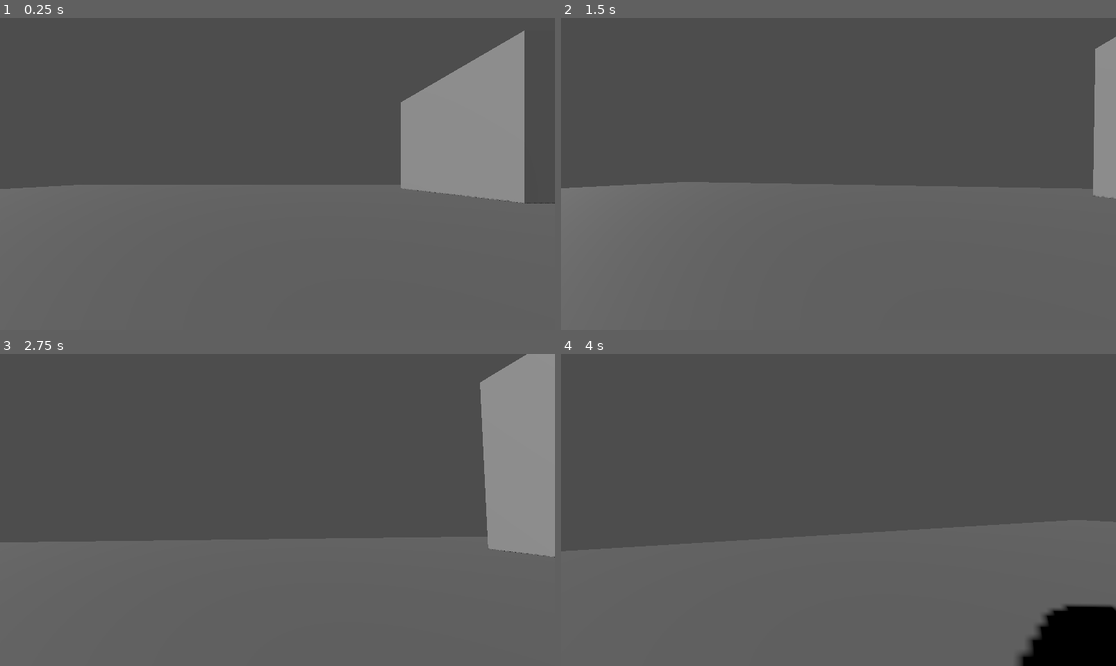
Above: before the commit, frames 1-4 (two rows, left to right).
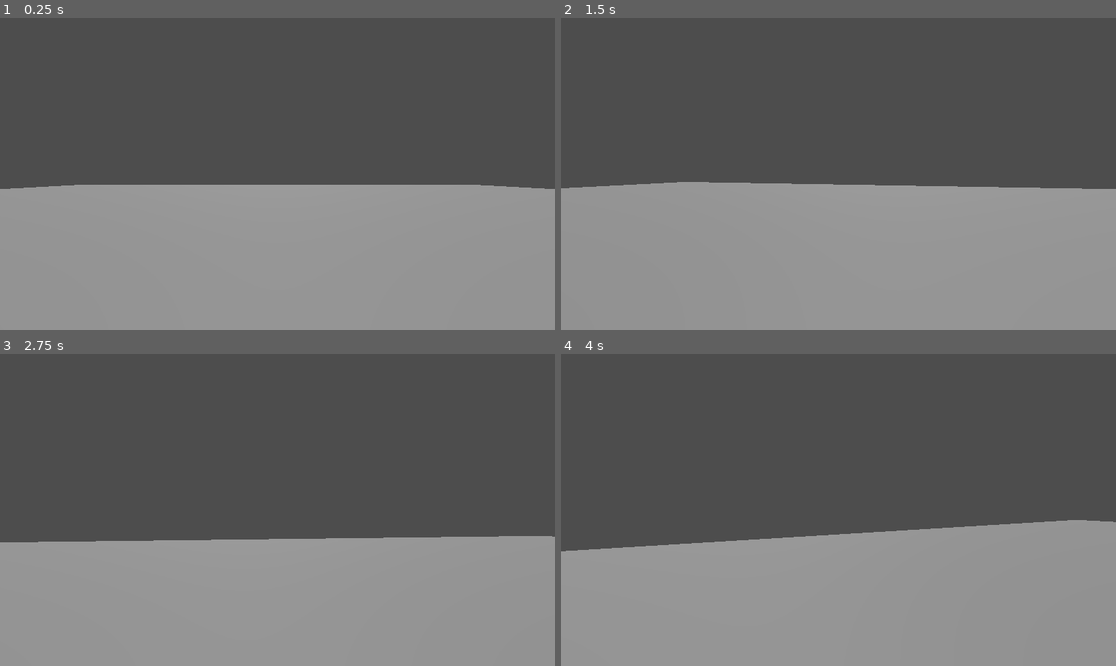
Above: after the commit, the same moments.

Repository: tugsousa/fishsteel
Game: Godot game, scene res://scenes/island.tscn
The game is run twice, just before and just after one commit, with the same random seed, the same clock (stepped at 60 frames per second) and the same inputs.
Inputs (mouse positions are in pixels of both pictures, inside the frame that each line leads up to):
- Up to frame 1 (0.25 s): no input
- Up to frame 2 (1.5 s): tap Enter (ui_accept) at 0.5, 0.77 s; move the mouse to (866, 174) at 0.52 s; hold W (move_forward) from 0.53 s (still down); move the mouse to (810, 174) at 1.27 s
- Up to frame 3 (2.75 s): keep holding W (move_forward); tap Enter (ui_accept) at 1.52 s; move the mouse to (288, 503) at 2.02 s
- Up to frame 4 (4 s): keep holding W (move_forward); move the mouse to (832, 516) at 2.77 s; tap Enter (ui_accept) at 3.02, 3.77 s; move the mouse to (877, 513) at 3.52 s

The runs differ from the first frame. In frame 1, 54% of the frame differs, in the area x 0-100%, y 4-100%; in frame 2, 48%; in frame 3, 47%; in frame 4, 42%.

Commit message:
Cenas funca

Diff:
--- a/project.godot
+++ b/project.godot
@@ -11,7 +11,7 @@
 [application]
 
 config/name="FishSteel"
-run/main_scene="uid://bhhuuvbe68463"
+run/main_scene="uid://island"
 config/features=PackedStringArray("4.4", "GL Compatibility")
 
 [input]
--- a/scenes/dungeon.tscn
+++ b/scenes/dungeon.tscn
@@ -1,64 +1,43 @@
-[gd_scene load_steps=8 format=3 uid="uid://32fp6yj6go7r"]
+[gd_scene load_steps=7 format=3 uid="uid://dungeon"]
 
-[ext_resource type="Script" uid="uid://dtco1ghaec4qn" path="res://scripts/portal.gd" id="1_ubp1v"]
+[ext_resource type="PackedScene" uid="uid://c5a4gs40payqa" path="res://scenes/player.tscn" id="1"]
+[ext_resource type="Script" uid="uid://dtco1ghaec4qn" path="res://scripts/portal.gd" id="2"]
 
-[sub_resource type="BoxShape3D" id="BoxShape3D_wx5jw"]
+[sub_resource type="BoxShape3D" id="BoxShape3D_portal"]
 
-[sub_resource type="BoxMesh" id="BoxMesh_b6g6f"]
+[sub_resource type="BoxMesh" id="BoxMesh_portal"]
 
-[sub_resource type="BoxShape3D" id="BoxShape3D_b6g6f"]
+[sub_resource type="BoxShape3D" id="BoxShape3D_c4wp1"]
+size = Vector3(50, 0.1, 50)
 
-[sub_resource type="BoxMesh" id="BoxMesh_fd4m6"]
-
-[sub_resource type="SphereShape3D" id="SphereShape3D_ubp1v"]
-
-[sub_resource type="SphereMesh" id="SphereMesh_c4wp1"]
+[sub_resource type="BoxMesh" id="BoxMesh_fpimf"]
+size = Vector3(50, 0.1, 50)
 
 [node name="Dungeon" type="Node3D"]
 
-[node name="chao" type="StaticBody3D" parent="."]
-
-[node name="CollisionShape3D" type="CollisionShape3D" parent="chao"]
-transform = Transform3D(50, 0, 0, 0, 0.2, 0, 0, 0, 50, 0, 0, 0)
-shape = SubResource("BoxShape3D_wx5jw")
-
-[node name="MeshInstance3D" type="MeshInstance3D" parent="chao"]
-transform = Transform3D(50, 0, 0, 0, 0.2, 0, 0, 0, 50, 0, 0, 0)
-mesh = SubResource("BoxMesh_b6g6f")
-
-[node name="StaticBody3D" type="StaticBody3D" parent="."]
-transform = Transform3D(1, 0, 0, 0, 1, 0, 0, 0, 1, -35.7698, 0.44547, 0.487798)
-
-[node name="CollisionShape3D" type="CollisionShape3D" parent="StaticBody3D"]
-transform = Transform3D(1, 0, 0, 0, 10, 0, 0, 0, 50, 60.8, 4.49, -1.142)
-shape = SubResource("BoxShape3D_b6g6f")
-
-[node name="MeshInstance3D" type="MeshInstance3D" parent="StaticBody3D"]
-transform = Transform3D(1, 0, 0, 0, 10, 0, 0, 0, 50, 60.8001, 4.49008, -1.14167)
-mesh = SubResource("BoxMesh_fd4m6")
-
-[node name="StaticBody3D2" type="StaticBody3D" parent="."]
-transform = Transform3D(1, 0, 0, 0, 1, 0, 0, 0, 1, -85.6373, 0.44547, 0.487798)
-
-[node name="CollisionShape3D" type="CollisionShape3D" parent="StaticBody3D2"]
-transform = Transform3D(1, 0, 0, 0, 10, 0, 0, 0, 50, 60.8, 4.49, -1.142)
-shape = SubResource("BoxShape3D_b6g6f")
-
-[node name="MeshInstance3D" type="MeshInstance3D" parent="StaticBody3D2"]
-transform = Transform3D(1, 0, 0, 0, 10, 0, 0, 0, 50, 60.8001, 4.49008, -1.14167)
-mesh = SubResource("BoxMesh_fd4m6")
-
-[node name="dungeonExit" type="Area3D" parent="."]
-transform = Transform3D(1, 0, 0, 0, 1, 0, 0, 0, 1, -0.360662, 0.604254, -1)
-script = ExtResource("1_ubp1v")
-target_scene_path = "uid://bhhuuvbe68463"
-
-[node name="CollisionShape3D" type="CollisionShape3D" parent="dungeonExit"]
-shape = SubResource("SphereShape3D_ubp1v")
-
-[node name="MeshInstance3D" type="MeshInstance3D" parent="dungeonExit"]
-mesh = SubResource("SphereMesh_c4wp1")
+[node name="Player" parent="." instance=ExtResource("1")]
 
 [node name="DirectionalLight3D" type="DirectionalLight3D" parent="."]
-transform = Transform3D(0.94402, 0.250261, -0.214932, 0, 0.651529, 0.758624, 0.329888, -0.716156, 0.615057, -3.04213, 7.47829, 1.45579)
+transform = Transform3D(-0.6, 0.7, -0.4, -0.7, 0.1, 0.7, 0.3, 0.7, 0.6, 0, 10, 0)
 shadow_enabled = true
+
+[node name="DungeonExit" type="Area3D" parent="."]
+transform = Transform3D(1, 0, 0, 0, 1, 0, 0, 0, 1, 0, 1, -20)
+script = ExtResource("2")
+target_scene_path = "res://scenes/island.tscn"
+
+[node name="CollisionShape3D" type="CollisionShape3D" parent="DungeonExit"]
+shape = SubResource("BoxShape3D_portal")
+
+[node name="MeshInstance3D" type="MeshInstance3D" parent="DungeonExit"]
+mesh = SubResource("BoxMesh_portal")
+
+[node name="Ground" type="StaticBody3D" parent="."]
+
+[node name="CollisionShape3D" type="CollisionShape3D" parent="Ground"]
+shape = SubResource("BoxShape3D_c4wp1")
+
+[node name="MeshInstance3D" type="MeshInstance3D" parent="Ground"]
+mesh = SubResource("BoxMesh_fpimf")
+
+[connection signal="body_entered" from="DungeonExit" to="DungeonExit" method="_on_body_entered"]
--- a/scenes/island.tscn
+++ b/scenes/island.tscn
@@ -1,69 +1,48 @@
-[gd_scene load_steps=9 format=3 uid="uid://bhhuuvbe68463"]
+[gd_scene load_steps=7 format=3 uid="uid://island"]
 
-[ext_resource type="PackedScene" uid="uid://c5a4gs40payqa" path="res://scenes/player.tscn" id="1_g61je"]
-[ext_resource type="Script" uid="uid://dtco1ghaec4qn" path="res://scripts/portal.gd" id="2_1uhhg"]
+[ext_resource type="PackedScene" uid="uid://c5a4gs40payqa" path="res://scenes/player.tscn" id="1"]
+[ext_resource type="Script" uid="uid://dtco1ghaec4qn" path="res://scripts/portal.gd" id="2"]
 
-[sub_resource type="BoxShape3D" id="BoxShape3D_nwllf"]
+[sub_resource type="BoxShape3D" id="1"]
+size = Vector3(50, 0.1, 50)
 
-[sub_resource type="BoxMesh" id="BoxMesh_yfdbb"]
-
-[sub_resource type="BoxShape3D" id="BoxShape3D_yfdbb"]
-
-[sub_resource type="BoxMesh" id="BoxMesh_q00ie"]
+[sub_resource type="BoxMesh" id="BoxMesh_g61je"]
+size = Vector3(50, 0.1, 50)
 
 [sub_resource type="SphereShape3D" id="SphereShape3D_g61je"]
+radius = 1.0
 
 [sub_resource type="SphereMesh" id="SphereMesh_g61je"]
+radius = 1.0
+height = 2.0
 
-[node name="island" type="Node3D"]
+[node name="Island" type="Node3D"]
 
-[node name="floor" type="StaticBody3D" parent="."]
+[node name="Ground" type="StaticBody3D" parent="."]
 
-[node name="CollisionShape3D" type="CollisionShape3D" parent="floor"]
-transform = Transform3D(50, 0, 0, 0, 0.2, 0, 0, 0, 50, 0, 0, 0)
-shape = SubResource("BoxShape3D_nwllf")
+[node name="CollisionShape3D" type="CollisionShape3D" parent="Ground"]
+shape = SubResource("1")
 
-[node name="MeshInstance3D" type="MeshInstance3D" parent="floor"]
-transform = Transform3D(50, 0, 0, 0, 0.2, 0, 0, 0, 50, 0, 0, 0)
-mesh = SubResource("BoxMesh_yfdbb")
+[node name="MeshInstance3D" type="MeshInstance3D" parent="Ground"]
+mesh = SubResource("BoxMesh_g61je")
 
-[node name="store" type="StaticBody3D" parent="."]
-transform = Transform3D(9.79944, 0, 0, 0, 8.02222, 0, 0, 0, 9.44298, 16.1613, 4.11478, -14.1729)
-
-[node name="CollisionShape3D" type="CollisionShape3D" parent="store"]
-shape = SubResource("BoxShape3D_yfdbb")
-
-[node name="MeshInstance3D" type="MeshInstance3D" parent="store"]
-transform = Transform3D(1, 0, 0, 0, 1, 0, 0, 0, 1, 0.0211048, 0, 0)
-mesh = SubResource("BoxMesh_q00ie")
-
-[node name="blacksmith" type="StaticBody3D" parent="."]
-transform = Transform3D(9.79944, 0, 0, 0, 8.02222, 0, 0, 0, 9.44298, 16.1613, 4.11478, 13.7493)
-
-[node name="CollisionShape3D" type="CollisionShape3D" parent="blacksmith"]
-shape = SubResource("BoxShape3D_yfdbb")
-
-[node name="MeshInstance3D" type="MeshInstance3D" parent="blacksmith"]
-transform = Transform3D(1, 0, 0, 0, 1, 0, 0, 0, 1, 0.0211048, 0, 0)
-mesh = SubResource("BoxMesh_q00ie")
-
-[node name="Player" parent="." instance=ExtResource("1_g61je")]
+[node name="Player" parent="." instance=ExtResource("1")]
 
 [node name="DirectionalLight3D" type="DirectionalLight3D" parent="."]
-transform = Transform3D(-0.22257, 0.40198, -0.888186, -0.818454, 0.417962, 0.394259, 0.529713, 0.81469, 0.235976, -27.3922, 9.75904, -0.980476)
+transform = Transform3D(1, 0, 0, 0, -0.380619, 0.924732, 0, -0.924732, -0.380619, 0, 4.83302, 0)
 shadow_enabled = true
 
-[node name="dungeonEntrence" type="Area3D" parent="."]
-transform = Transform3D(1, 0, 0, 0, 1, 0, 0, 0, 1, 0, -0.228022, 20.4501)
-script = ExtResource("2_1uhhg")
-target_scene_path = "uid://32fp6yj6go7r"
+[node name="DungeonEntrance" type="Area3D" parent="."]
+transform = Transform3D(1, 0, 0, 0, 1, 0, 0, 0, 1, -0.0158015, 1.97802, 20)
+script = ExtResource("2")
+target_scene_path = "res://scenes/dungeon.tscn"
 
-[node name="CollisionShape3D" type="CollisionShape3D" parent="dungeonEntrence"]
-transform = Transform3D(1, 0, 0, 0, 1, 0, 0, 0, 1, 0, 1, 0)
+[node name="CollisionShape3D" type="CollisionShape3D" parent="DungeonEntrance"]
+transform = Transform3D(1, 0, 0, 0, 1, 0, 0, 0, 1, 0, -0.841099, 0)
 shape = SubResource("SphereShape3D_g61je")
 
-[node name="MeshInstance3D" type="MeshInstance3D" parent="dungeonEntrence"]
-transform = Transform3D(1, 0, 0, 0, 1, 0, 0, 0, 1, 0, 1, 0.00204349)
+[node name="MeshInstance3D" type="MeshInstance3D" parent="DungeonEntrance"]
+transform = Transform3D(1, 0, 0, 0, 1, 0, 0, 0, 1, 0, -0.844584, 0)
 mesh = SubResource("SphereMesh_g61je")
 
-[connection signal="body_entered" from="dungeonEntrence" to="dungeonEntrence" method="_on_body_entered"]
+[connection signal="body_entered" from="DungeonEntrance" to="DungeonEntrance" method="_on_body_entered"]
Binary file added: assets/kenney_nature/bed.glb
Not shown, added: assets/kenney_nature/bed.glb.import
Binary file added: assets/kenney_nature/bed_floor.glb
Not shown, added: assets/kenney_nature/bed_floor.glb.import
Binary file added: assets/kenney_nature/bridge_center_stone.glb
Not shown, added: assets/kenney_nature/bridge_center_stone.glb.import
Binary file added: assets/kenney_nature/bridge_center_stoneRound.glb
Not shown, added: assets/kenney_nature/bridge_center_stoneRound.glb.import
Binary file added: assets/kenney_nature/bridge_center_wood.glb
Not shown, added: assets/kenney_nature/bridge_center_wood.glb.import
Binary file added: assets/kenney_nature/bridge_center_woodRound.glb
Not shown, added: assets/kenney_nature/bridge_center_woodRound.glb.import
(and 646 more such lines)
